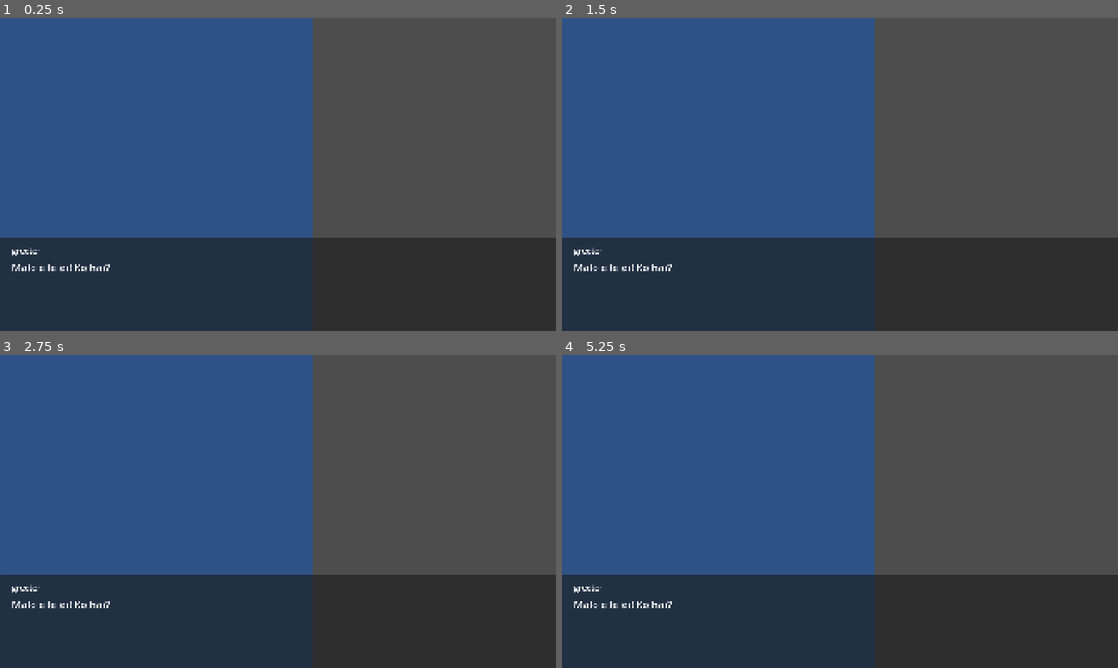
Above: before the commit, frames 1-4 (two rows, left to right).
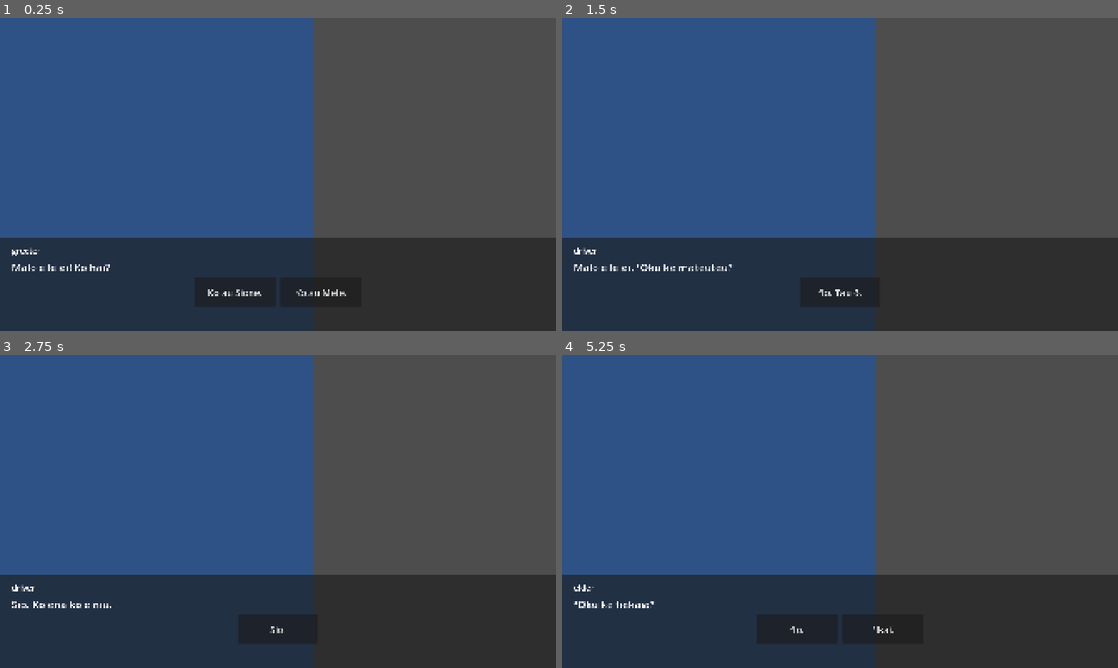
Above: after the commit, the same moments.

Repository: stackmochris/tongan-wedding-scroller
Game: Godot game, scene res://scenes/main.tscn
Two runs of this game, one before a commit and one after it. Both use one fixed random seed, a clock stepped at 60 frames per second and the inputs below.
Inputs (mouse positions are in pixels of both pictures, inside the frame that each line leads up to):
- Up to frame 1 (0.25 s): no input
- Up to frame 2 (1.5 s): click (795, 293) at 0.5 s, where only the run after the commit has a clickable "Ko au Sione."; click (840, 293) at 1.25 s, where only the run after the commit has a clickable "Mālō."
- Up to frame 3 (2.75 s): click (278, 630) at 2 s, where only the run after the commit has a clickable "ʻIo. Tau ō."
- Up to frame 4 (5.25 s): click (840, 630) at 2.75 s, where only the run after the commit has a clickable "Sio."; click (840, 630) at 3.5 s, where only the run after the commit has a clickable "ʻIo."; click (840, 630) at 4.25 s, where only the run after the commit has a clickable "Malo e lelei."; click (840, 630) at 5 s, where only the run after the commit has a clickable "Mālō."

The runs differ from the first frame. In frame 1, 1.9% of the frame differs, in the area x 35-63%, y 82-92%; in frame 2, 1.5%; in frame 3, 1.5%; in frame 4, 2.1%, in the area x 2-60%, y 73-92%.
Error before the commit: Trying to assign value of type 'HBoxContainer' to a variable of type 'VBoxContainer'. (res://scripts/ui/dialogue_box.gd:5)

Commit message:
Fix choices container reference for landscape HBox

Diff:
--- a/scripts/ui/dialogue_box.gd
+++ b/scripts/ui/dialogue_box.gd
@@ -2,7 +2,7 @@
 
 @onready var speaker_label: Label = $Panel/VBox/Speaker
 @onready var line_label: Label = $Panel/VBox/Line
-@onready var choices_box: VBoxContainer = $Panel/VBox/Choices
+@onready var choices_box: HBoxContainer = $Panel/VBox/Choices
 
 func show_node(node: Dictionary) -> void:
 	speaker_label.text = node.get("speaker", "")
@@ -16,8 +16,8 @@
 	for i in range(choices.size()):
 		var btn = Button.new()
 		btn.text = choices[i].get("tongan", "...")
-		btn.custom_minimum_size = Vector2(0, 120)  # ~300% taller than default
-		btn.add_theme_font_size_override("font_size", 36)
+		btn.custom_minimum_size = Vector2(280, 100)
+		btn.add_theme_font_size_override("font_size", 32)
 		btn.pressed.connect(_on_choice_pressed.bind(i))
 		choices_box.add_child(btn)
 
